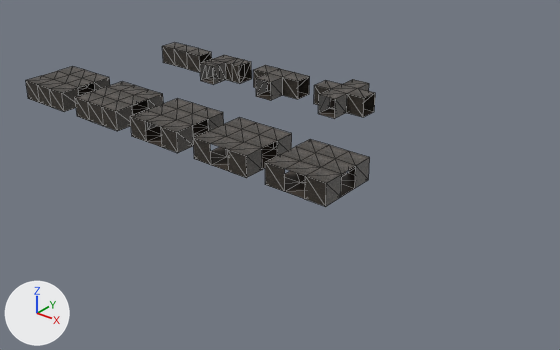
What one commit did to the glTF model MiniCrawl/Assets/Models/connections.glb.
Before and after are seen from a camera (50 mm lens) standing at (89.1, -92.8, 42.2) and looking at (29.0, -17.7, -4.4). The axes (+X, +Y, +Z) are drawn at lower left. The lights are the same throughout. Mesh edges are drawn as thin lines. Where no turn or scale is listed for an object, it has been applied to the vertices.

The older version as bpy lines, for what is in view:
```python
me_plane_018 = bpy.data.meshes.new('Plane.018')
me_plane_018.from_pydata(...)  # 24 vertices, 40 faces; spans x -1.0..3.0, y -3.0..1.0, z 0.0..3.0
me_plane_018.materials.append(mat_material_002)  # picture img_atlas
me_plane_019 = bpy.data.meshes.new('Plane.019')
me_plane_019.from_pydata(...)  # 26 vertices, 30 faces; spans x -4.5..4.5, y -4.5..1.5, z 0.0..3.0
me_plane_019.materials.append(mat_material_003)  # picture img_atlas
me_plane_024 = bpy.data.meshes.new('Plane.024')
me_plane_024.from_pydata(...)  # 32 vertices, 56 faces; spans x -4.5..4.5, y -4.5..4.5, z 0.0..3.0
me_plane_024.materials.append(mat_material_008)  # picture img_atlas
ob_junction_l_col = bpy.data.objects.new('junction_L-col', me_plane_018)
ob_junction_l_col.location = (3.5, -0.5, 0.0)
ob_junction_l_col.scale = (1.5, 1.5, 1.0)
ob_junction_t_col = bpy.data.objects.new('junction_T-col', me_plane_019)
ob_junction_t_col.location = (15.5, -0.5, 0.0)
ob_room_2l_col = bpy.data.objects.new('room_2L-col', me_plane_024)
ob_room_2l_col.location = (15.5, -23.5, 0.0)
# also in view: 'room_2I-col' at (3.5, -23.5, 1.5); 'room_4-col' at (39.5, -23.5, 1.5); 'room_1-col' at (-8.5, -23.5, 1.5); 'junction_X-col' at (27.6, -0.5, 1.5); 'corridor-col' at (-5.5, -0.5, 1.5)
```
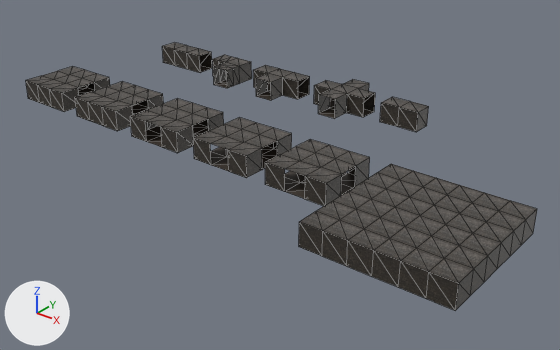
Where the change shows, as pixel boxes [x1, y1, x2, y2] in the pictures (560 x 350 px):
'boss_room-col', added: after [299, 164, 537, 311]
'junction_L-col', moved, turned: before [200, 55, 252, 84]; after [212, 55, 252, 88]
'dead_end-col', added: after [380, 97, 429, 132]

What changed in the scene script:
```text
Add mat_material_006:
    mat_material_006 = principled_material('Material.006')
    mat_material_006.texture = img_atlas
Add mat_material:
    mat_material = principled_material('Material')
    mat_material.texture = img_atlas
Add me_plane_005:
    me_plane_005.from_pydata(...)  # 98 vertices, 192 faces; spans x -1.5..16.5, y -1.5..16.5, z 0.0..3.0
    me_plane_005.materials.append(mat_material_006)  # picture img_atlas
Add me_plane:
    me_plane.from_pydata(...)  # 12 vertices, 18 faces; spans x -4.5..1.5, y -1.5..1.5, z 0.0..3.0
    me_plane.materials.append(mat_material)  # picture img_atlas
Change ob_junction_l_col:
    ob_junction_l_col.location: (3.5, -0.5, 0.0) -> (6.5, -0.5, 0.0)
    ob_junction_l_col.rotation_euler: (0.0, 0.0, 0.0) -> (0.0, 0.0, -1.571)  # degrees (0, 0, 0) -> degrees (0, 0, -90)
Add ob_boss_room_col:
    ob_boss_room_col = bpy.data.objects.new('boss_room-col', me_plane_005)
    ob_boss_room_col.location = (48.5, -35.5, 0.0)
Add ob_dead_end_col:
    ob_dead_end_col = bpy.data.objects.new('dead_end-col', me_plane)
    ob_dead_end_col.location = (39.5, -0.5, 0.0)
```
